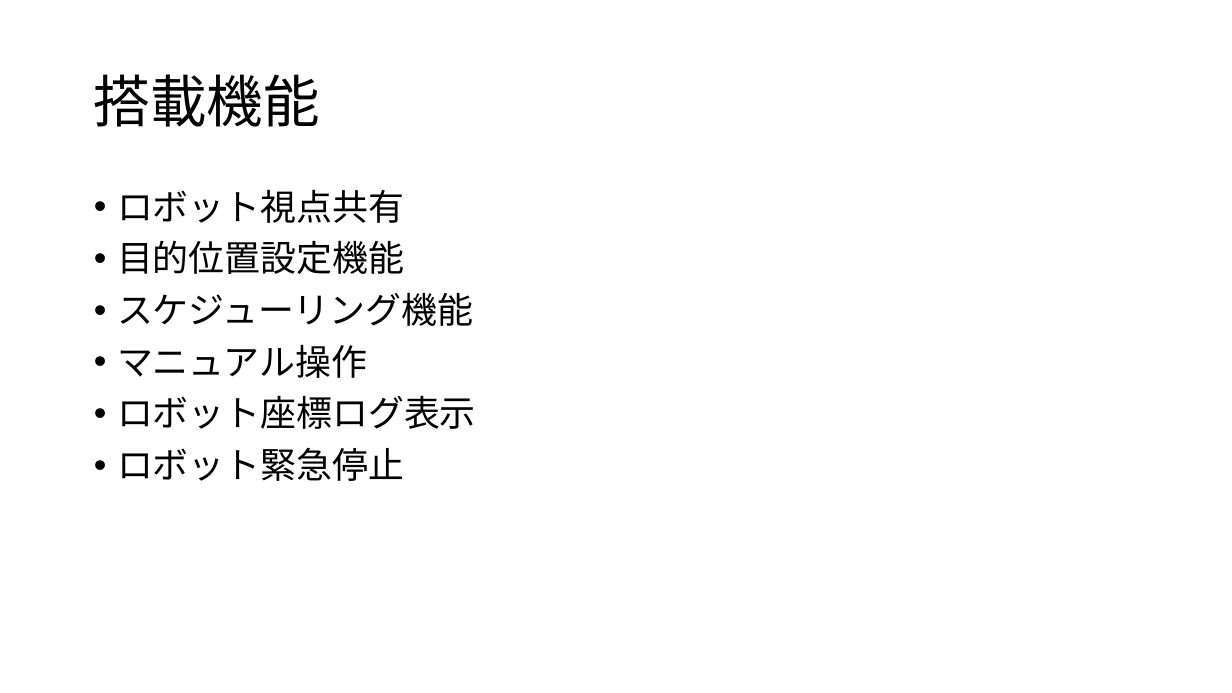
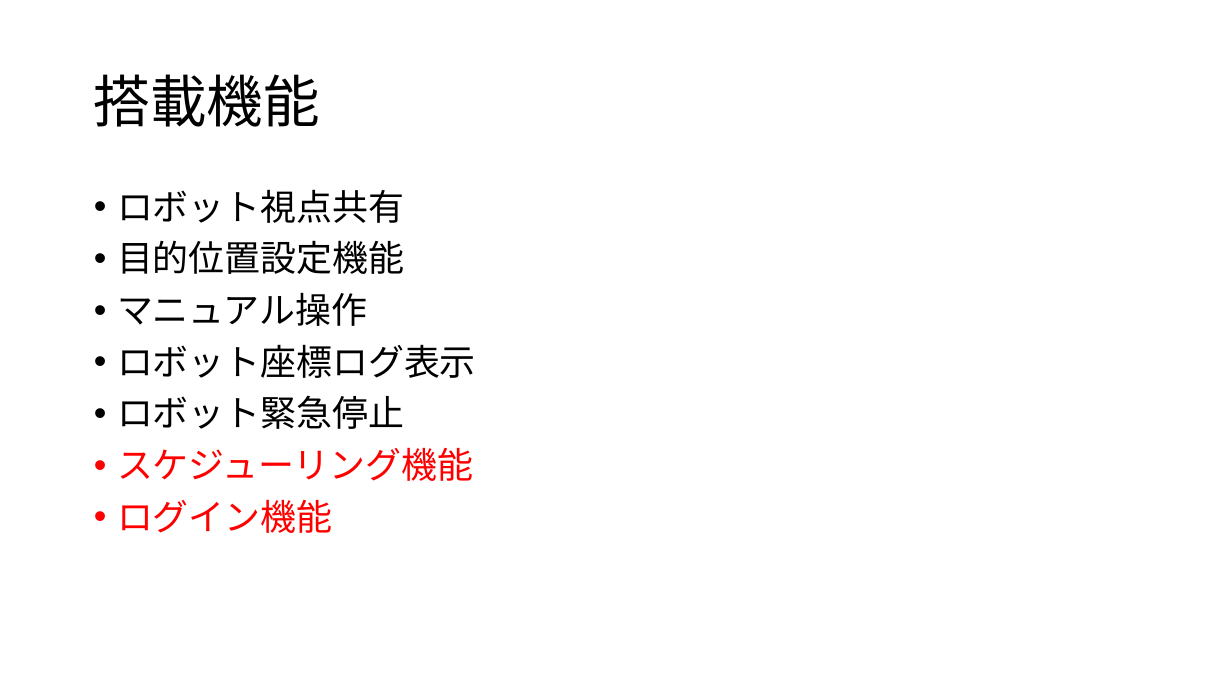
Before and after one commit to moca0511/-, a slide deck: slide 10 of docs/技術調査/技術調書_クライアントアプリ/クライアントアプリ_まとめ.pptx. Drawn at 1232x693 pixels with LibreOffice and Linux fonts; fonts in the diff are those of the drawing. Boxes give left, top, right and bottom in pixels: in the first picture for what was removed or moved away, otherwise in the second. Text is boxed around its words. In the diff, an @@ line names an element or a change of style, - is before the commit and + after.

```diff
--- a/docs/技術調査/技術調書_クライアントアプリ/クライアントアプリ_まとめ.pptx
+++ b/docs/技術調査/技術調書_クライアントアプリ/クライアントアプリ_まとめ.pptx
@@ text at [117,292,473,326]: paragraph removed @@
-• スケジューリング機能
@@ text at [117,447,473,533]: paragraphs added @@
+• スケジューリング機能
+• ログイン機能
```
Also in this commit, not shown: 2 other slides changed, 2 slides added, 6 other files.
